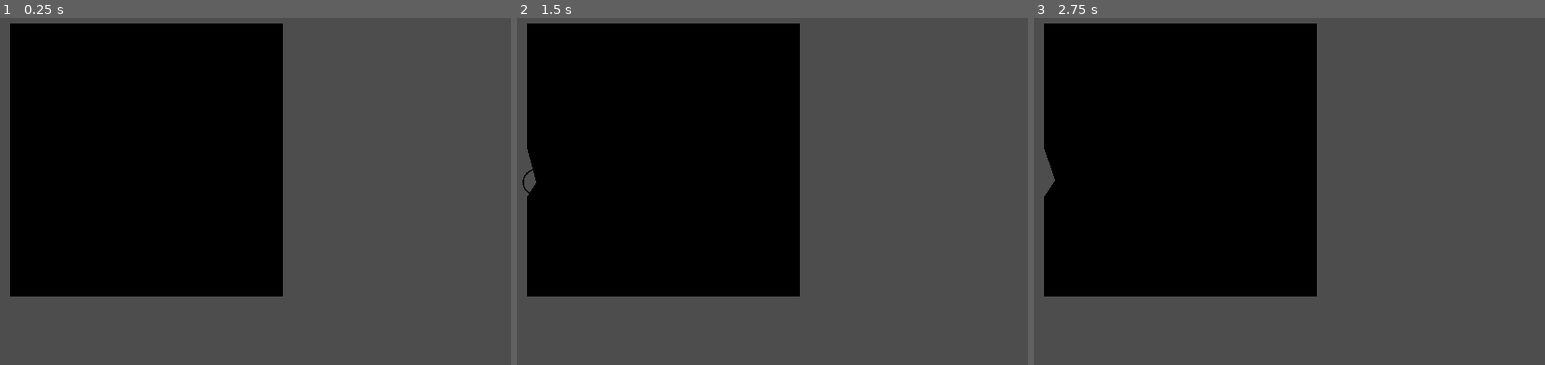
Above: before the commit, frames 1-3 (left to right).
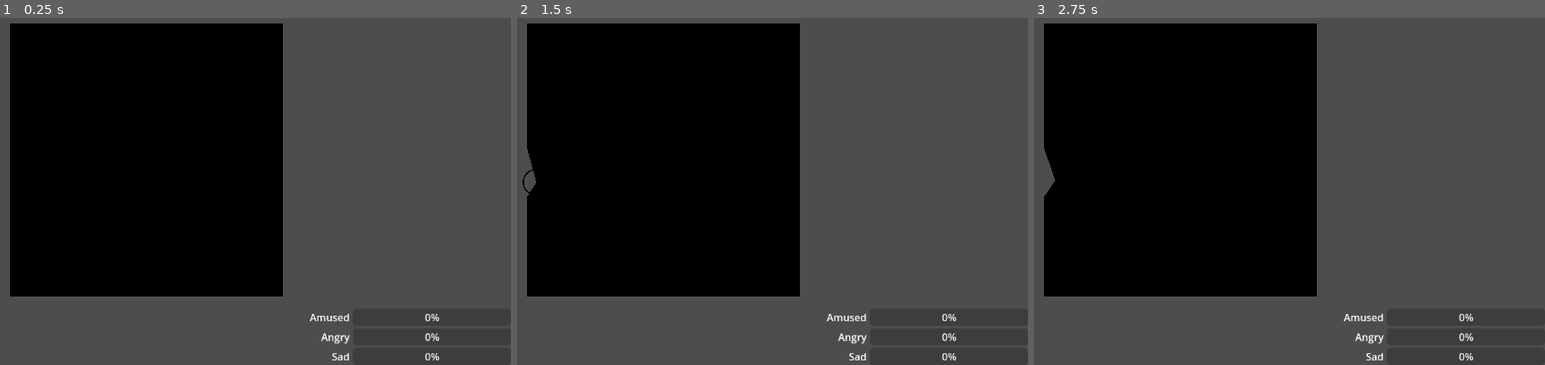
Above: after the commit, the same moments.

Repository: cxsquared/GGJ2024
Game: Godot game, scene res://main.tscn
Two runs of this game, one before a commit and one after it. Both use one fixed random seed, a clock stepped at 60 frames per second and the inputs below. The engine's default icon, where the game draws it, is replaced by a stand-in: a white triangle on a blue panel in a dark square.
Inputs (mouse positions are in pixels of both pictures, inside the frame that each line leads up to):
- Up to frame 1 (0.25 s): no input
- Up to frame 2 (1.5 s): tap Enter at 0.5 s; move the mouse to (823, 139) at 0.52 s; click (823, 139) at 0.67 s; tap Space at 1.25 s; drag from (517, 181) to (629, 243) at 1.27 s
- Up to frame 3 (2.75 s): tap Enter at 2 s; move the mouse to (1253, 70) at 2.02 s; click (1253, 70) at 2.17 s

The runs differ from the first frame. In frame 1, 0.3% of the frame differs, in the area x 60-87%, y 85-99%; in frame 2, 0.3%; in frame 3, 0.3%.

Commit message:
Add placeholder emotions UI

Diff:
--- /dev/null
+++ b/emotions_ui.tscn
@@ -0,0 +1,57 @@
+[gd_scene format=3 uid="uid://cac6k8w5okkch"]
+
+[node name="EmotionsUI" type="CanvasLayer"]
+
+[node name="MarginContainer" type="MarginContainer" parent="."]
+anchors_preset = 3
+anchor_left = 1.0
+anchor_top = 1.0
+anchor_right = 1.0
+anchor_bottom = 1.0
+offset_left = -40.0
+offset_top = -40.0
+grow_horizontal = 0
+grow_vertical = 0
+
+[node name="VBoxContainer" type="VBoxContainer" parent="MarginContainer"]
+layout_mode = 2
+
+[node name="Amused" type="HBoxContainer" parent="MarginContainer/VBoxContainer"]
+layout_mode = 2
+
+[node name="Label" type="Label" parent="MarginContainer/VBoxContainer/Amused"]
+layout_mode = 2
+text = "Amused
+"
+
+[node name="ProgressBar" type="ProgressBar" parent="MarginContainer/VBoxContainer/Amused"]
+custom_minimum_size = Vector2(250, 0)
+layout_mode = 2
+
+[node name="Angry" type="HBoxContainer" parent="MarginContainer/VBoxContainer"]
+layout_mode = 2
+alignment = 2
+
+[node name="Label" type="Label" parent="MarginContainer/VBoxContainer/Angry"]
+layout_mode = 2
+text = "Angry
+"
+
+[node name="ProgressBar" type="ProgressBar" parent="MarginContainer/VBoxContainer/Angry"]
+custom_minimum_size = Vector2(250, 0)
+layout_mode = 2
+size_flags_horizontal = 8
+
+[node name="Sad" type="HBoxContainer" parent="MarginContainer/VBoxContainer"]
+layout_mode = 2
+alignment = 2
+
+[node name="Label" type="Label" parent="MarginContainer/VBoxContainer/Sad"]
+layout_mode = 2
+text = "Sad
+"
+
+[node name="ProgressBar" type="ProgressBar" parent="MarginContainer/VBoxContainer/Sad"]
+custom_minimum_size = Vector2(250, 0)
+layout_mode = 2
+size_flags_horizontal = 8
--- a/main.tscn
+++ b/main.tscn
@@ -1,6 +1,7 @@
-[gd_scene load_steps=2 format=3 uid="uid://cwsmrjgcswjac"]
+[gd_scene load_steps=3 format=3 uid="uid://cwsmrjgcswjac"]
 
 [ext_resource type="PackedScene" uid="uid://dk5xvg0klru3k" path="res://alien_mesh_instance_3d.tscn" id="1_uairt"]
+[ext_resource type="PackedScene" uid="uid://cac6k8w5okkch" path="res://emotions_ui.tscn" id="2_xsi4n"]
 
 [node name="Main" type="Node"]
 
@@ -10,3 +11,5 @@
 size = 3.0
 
 [node name="AlienMeshInstance3D" parent="." instance=ExtResource("1_uairt")]
+
+[node name="EmotionsUI" parent="." instance=ExtResource("2_xsi4n")]
